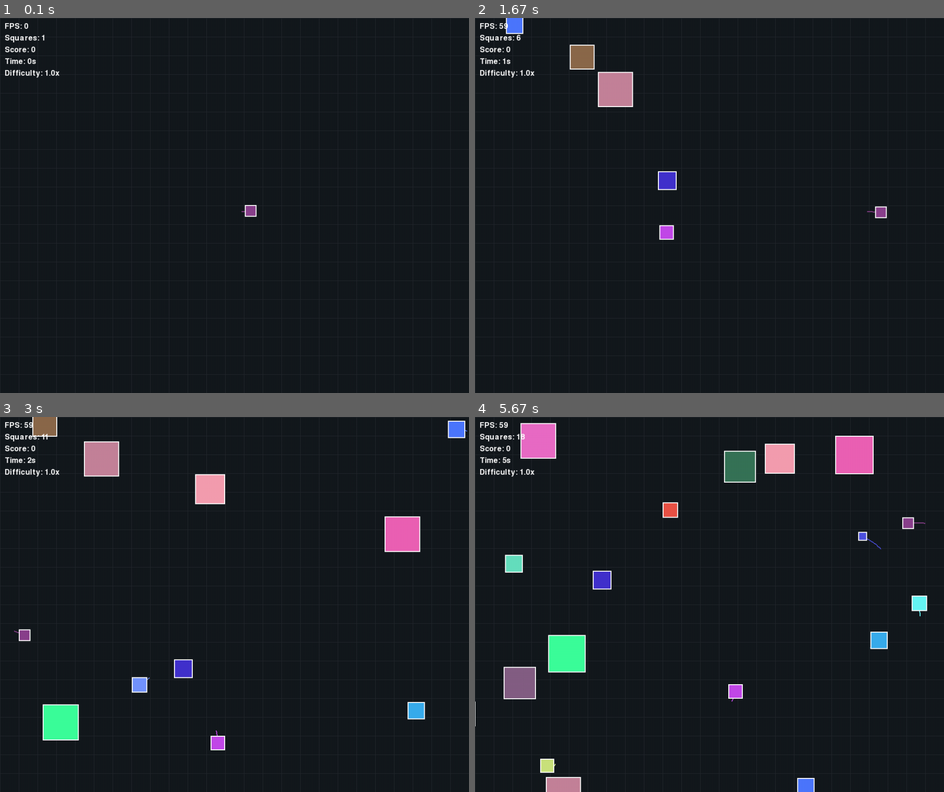
Above: before the commit, frames 1-4 (two rows, left to right).
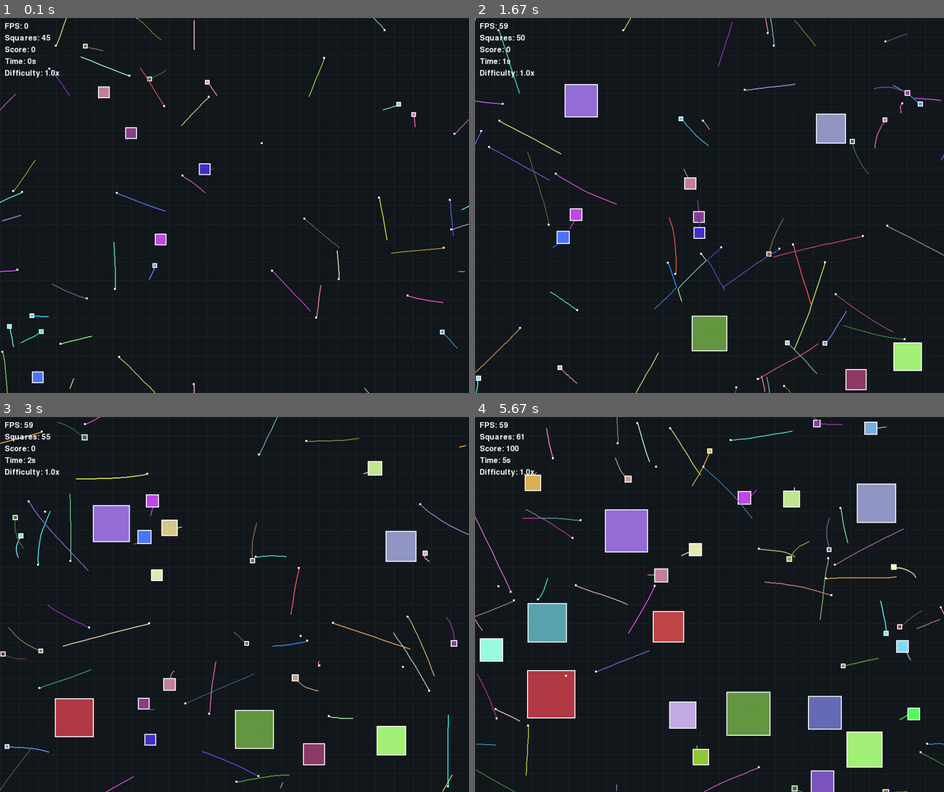
Above: after the commit, the same moments.

Repository: sameerahmed772/lab8-pygame
Game: pygame game, started from main.py
The game is run twice, just before and just after one commit, with the same random seed, the same clock (stepped at 60 frames per second) and the same inputs.
Inputs (mouse positions are in pixels of both pictures, inside the frame that each line leads up to):
- Up to frame 1 (0.1 s): no input
- Up to frame 2 (1.67 s): tap Space at 0.33, 0.73, 1.03, 1.23, 1.57 s
- Up to frame 3 (3 s): tap Space at 1.87, 2.07, 2.37, 2.63, 2.97 s
- Up to frame 4 (5.67 s): tap Space at 3.27, 3.73, 4.13, 4.43, 4.8, 5.2, 5.5 s; click (643, 525) at 3.38 s

The runs differ from the first frame. In frame 1, 1.7% of the frame differs, in the area x 0-100%, y 0-100%; in frame 2, 6.4%; in frame 3, 9.4%; in frame 4, 17%.

Commit message:
exam: q9 - animated growth

Diff:
--- a/main.py
+++ b/main.py
@@ -38,7 +38,8 @@
 DIFFICULTY_MODS = {pygame.K_1: 1.0, pygame.K_2: 1.5, pygame.K_3: 2.0}
 SCORE_VAL = 100
 TRAILS_LENGTH = 10
-TEST_MODE_ON = True  # Exercise 8:Speed test
+GROWTH_SPEED = 500
+TEST_MODE_ON = False  # Exercise 8:Speed test
 
 # ============================================================================
 # DATA MODELS
@@ -73,14 +74,18 @@
 # ============================================================================
 
 
-def create_single_square(fixed_size: Optional[int] = None) -> Square:
+def create_single_square(fixed_size: Optional[float] = None) -> Square:
     """
     Factory function: Encapsulates the logic of creating one object.
     Separation of concerns: main logic doesn't need to know how to build a square.
     """
-    size = fixed_size if fixed_size is not None else random.randint(*SIZE_RANGE)
-    x = random.randint(0, max(0, WIDTH - size))
-    y = random.randint(0, max(0, HEIGHT - size))
+    size = (
+        float(fixed_size)
+        if fixed_size is not None
+        else float(random.randint(*SIZE_RANGE))
+    )
+    x = random.randint(0, int(max(0, WIDTH - size)))
+    y = random.randint(0, int(max(0, HEIGHT - size)))
 
     # Speed logic: Smaller squares move faster (inversely proportional)
     max_v = BASE_SPEED_FACTOR / size
@@ -88,7 +93,7 @@
     speed = random.uniform(max_v * 0.5, max_v)
 
     return {
-        "rect": pygame.Rect(x, y, size, size),
+        "rect": pygame.Rect(x, y, int(size), int(size)),
         "pos": [float(x), float(y)],
         "color": (
             random.randint(*COLOR_MIN_MAX),
@@ -100,6 +105,9 @@
         "birth_time": pygame.time.get_ticks(),
         "life_span": random.randint(*LIFESPAN_RANGE),
         "history": [],
+        "target_size": size,
+        "start_size": size,
+        "growth_start_time": 0,
     }
 
 
@@ -173,6 +181,19 @@
             squares.append(create_single_square(fixed_size=sq["size"]))
             continue
 
+        # Exercise 9: Animated Growth
+        if sq["size"] < sq["target_size"]:
+            elapsed = now - sq["growth_start_time"]
+            if elapsed >= 500:
+                sq["size"] = sq["target_size"]
+            else:
+                sq["size"] = sq["start_size"] + (
+                    sq["target_size"] - sq["start_size"]
+                ) * (elapsed / 500.0)
+
+            sq["rect"].width = int(sq["size"])
+            sq["rect"].height = int(sq["size"])
+
         # 2. Physics & AI Steering
         ax = random.uniform(*JITTER_RANGE) * diff
         ay = random.uniform(*JITTER_RANGE) * diff
@@ -212,18 +233,18 @@
                     if squares[j] not in dead_squares:
                         dead_squares.append(squares[j])
                         # Exercise 6: Big square eats small square and gets bigger
-                        growth = max(1, squares[j]["size"] // 10)
-                        squares[i]["size"] += growth
-                        squares[i]["rect"].width = squares[i]["size"]
-                        squares[i]["rect"].height = squares[i]["size"]
+                        growth = max(1, int(squares[j]["size"]) // 10)
+                        squares[i]["start_size"] = squares[i]["size"]
+                        squares[i]["target_size"] += growth
+                        squares[i]["growth_start_time"] = now
                 elif squares[j]["size"] > squares[i]["size"]:
                     if squares[i] not in dead_squares:
                         dead_squares.append(squares[i])
                         # Exercise 6: Big square eats small square and gets bigger
-                        growth = max(1, squares[i]["size"] // 10)
-                        squares[j]["size"] += growth
-                        squares[j]["rect"].width = squares[j]["size"]
-                        squares[j]["rect"].height = squares[j]["size"]
+                        growth = max(1, int(squares[i]["size"]) // 10)
+                        squares[j]["start_size"] = squares[j]["size"]
+                        squares[j]["target_size"] += growth
+                        squares[j]["growth_start_time"] = now
                 else:
                     # Bounce squares of equal size
                     squares[i]["vel"], squares[j]["vel"] = (
@@ -345,11 +366,17 @@
             now = pygame.time.get_ticks()
             if now - last_test_time >= 1000:
                 current_pos = squares[0]["pos"]
-                dist = math.hypot(current_pos[0] - last_test_pos[0], current_pos[1] - last_test_pos[1])
+                dist = math.hypot(
+                    current_pos[0] - last_test_pos[0], current_pos[1] - last_test_pos[1]
+                )
                 # Calculate theoretical max distance
-                max_speed_per_frame = (BASE_SPEED_FACTOR / squares[0]["size"]) * state["difficulty"]
+                max_speed_per_frame = (BASE_SPEED_FACTOR / squares[0]["size"]) * state[
+                    "difficulty"
+                ]
                 max_dist_per_sec = max_speed_per_frame * FPS
-                print(f"[Speed Test] Real Distance (1s): {dist:.2f}px | Max Expected (1s): {max_dist_per_sec:.2f}px")
+                print(
+                    f"[Speed Test] Real Distance (1s): {dist:.2f}px | Max Expected (1s): {max_dist_per_sec:.2f}px"
+                )
                 last_test_time = now
                 last_test_pos = list(current_pos)
 
@@ -359,7 +386,7 @@
             if len(s["history"]) >= 2:
                 for i in range(len(s["history"]) - 1):
                     p1 = s["history"][i]
-                    p2 = s["history"][i+1]
+                    p2 = s["history"][i + 1]
                     # Prevent drawing a line across the screen when wrapping
                     if math.hypot(p1[0] - p2[0], p1[1] - p2[1]) < WIDTH / 2:
                         pygame.draw.line(screen, s["color"], p1, p2, OUTLINE_WIDTH)
Not shown, changed: MY_EXAM.md
